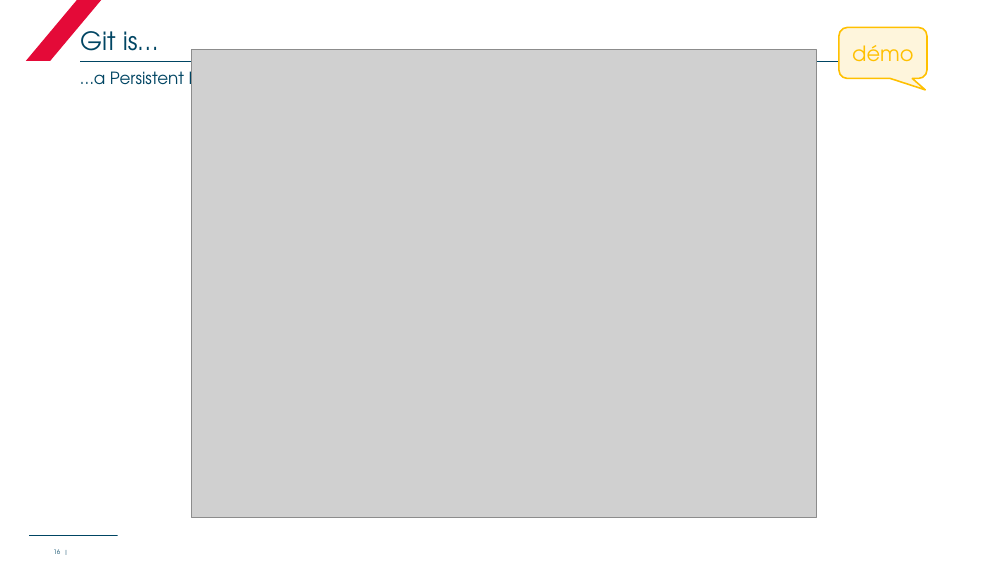
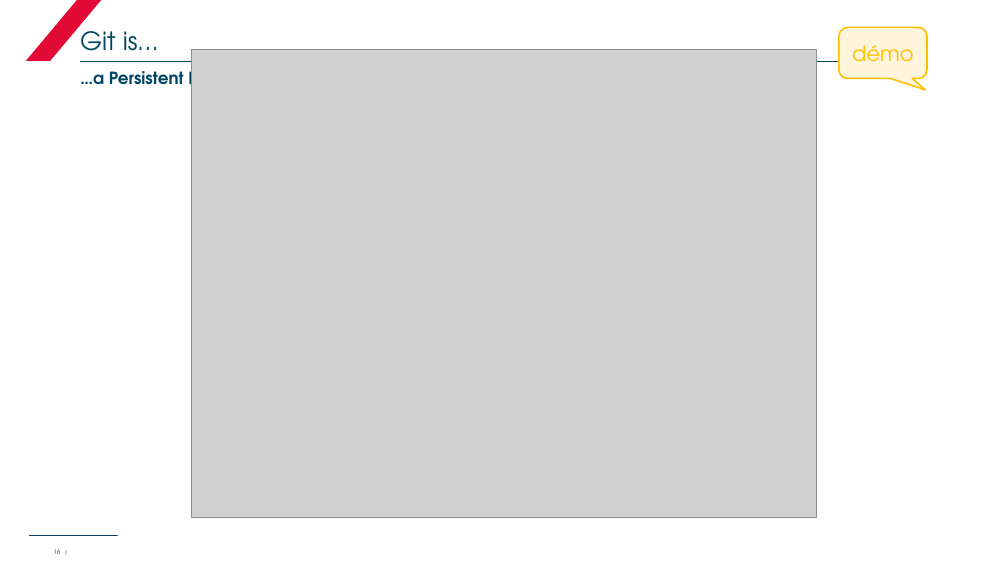
Before and after one commit to kmahmou/passion, a slide deck: slide 16 of docs/ppt/git_module_01.pptx. Drawn at 1008x567 pixels with LibreOffice and Linux fonts; fonts in the diff are those of the drawing; grey boxes stand for pictures; background and template pictures are left out. Boxes give left, top, right and bottom in pixels: in the first picture for what was removed or moved away, otherwise in the second. Text is boxed around its words. In the diff, an @@ line names an element or a change of style, - is before the commit and + after.

Commit message:
style: rework ppt rework slides font & styles

```diff
--- a/docs/ppt/git_module_01.pptx
+++ b/docs/ppt/git_module_01.pptx
@@ text "…a Persistent Map" at (80, 65, 225, 92): bold on @@
```
Also in this commit, not shown: 7 other slides changed, 1 other file.
